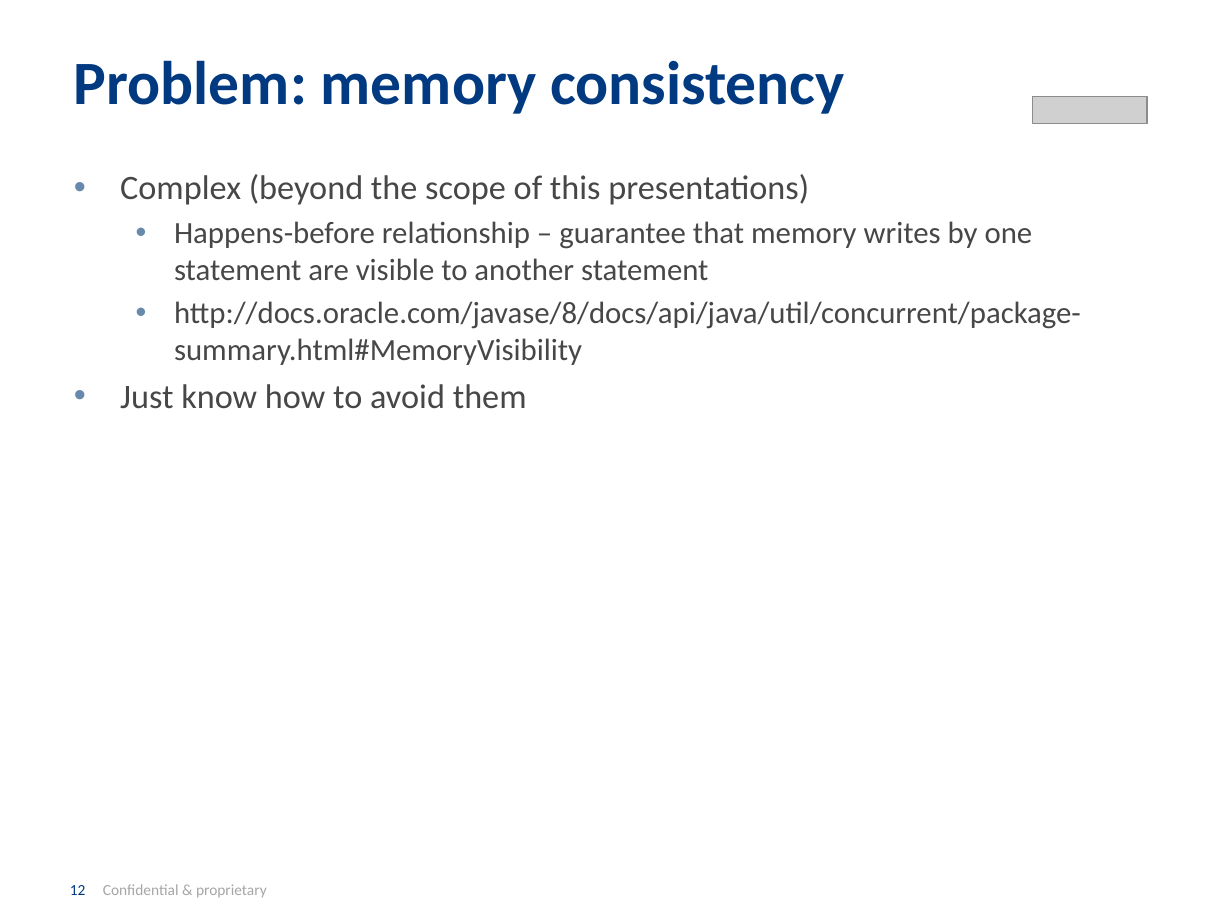
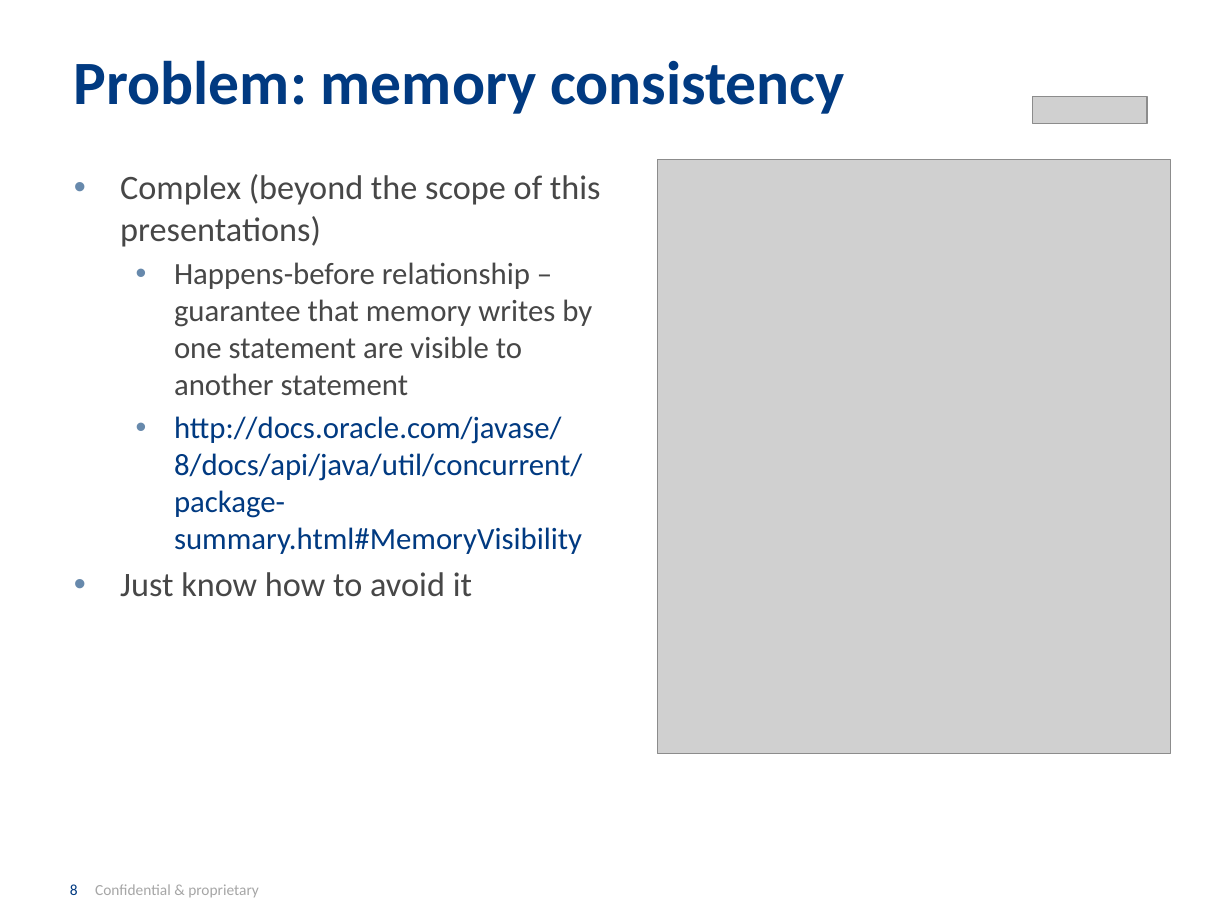
Before and after one commit to INRIX-Iurii-Okhmat/BrownBags, a slide deck: slide 8 of Presentation/Asynchronous Android.pptx (slide 12 before the commit). Drawn at 1232x924 pixels with LibreOffice and Linux fonts; fonts in the diff are those of the drawing; grey boxes stand for pictures; background and template pictures are left out. Boxes give left, top, right and bottom in pixels: in the first picture for what was removed or moved away, otherwise in the second. Text is boxed around its words. In the diff, an @@ line names an element or a change of style, - is before the commit and + after.

```diff
--- a/Presentation/Asynchronous Android.pptx
+++ b/Presentation/Asynchronous Android.pptx
@@ picture added at (658,160,1170,754) @@
@@ text at (174,416,582,554): text colour #474747 to #013A81 in "http://docs.oracle.com/javase/8/docs/api/java/util/concurren ..." @@
@@ text at (120,572,472,597): text changed @@
-• Just know how to avoid them
+• Just know how to avoid it
@@ page number at (70,884,259,897): text changed @@
-12 Confidential & proprietary
+8 Confidential & proprietary
```
Also in this commit, not shown: 12 other slides changed, 3 slides added, 12 slides removed, 1 other file.
